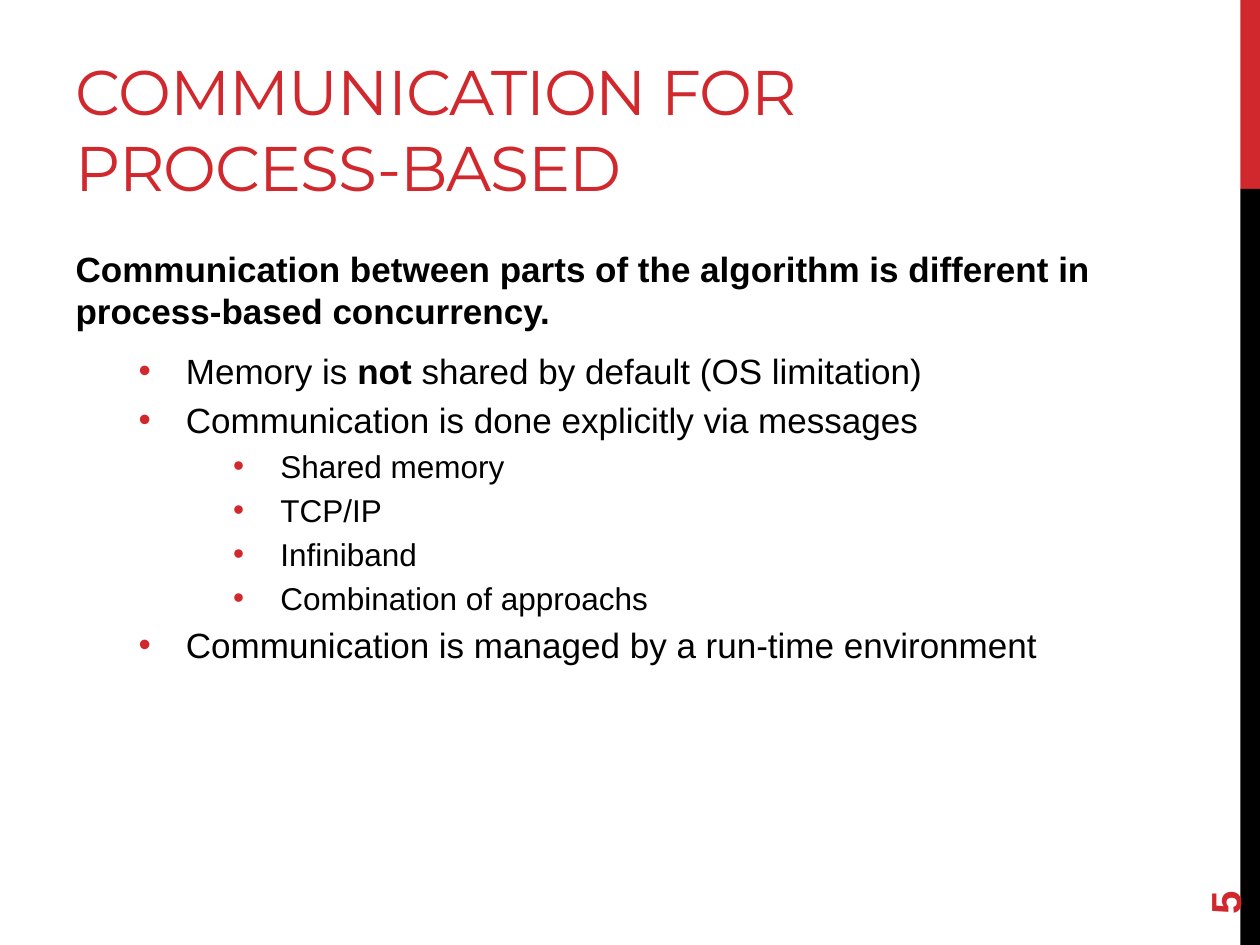
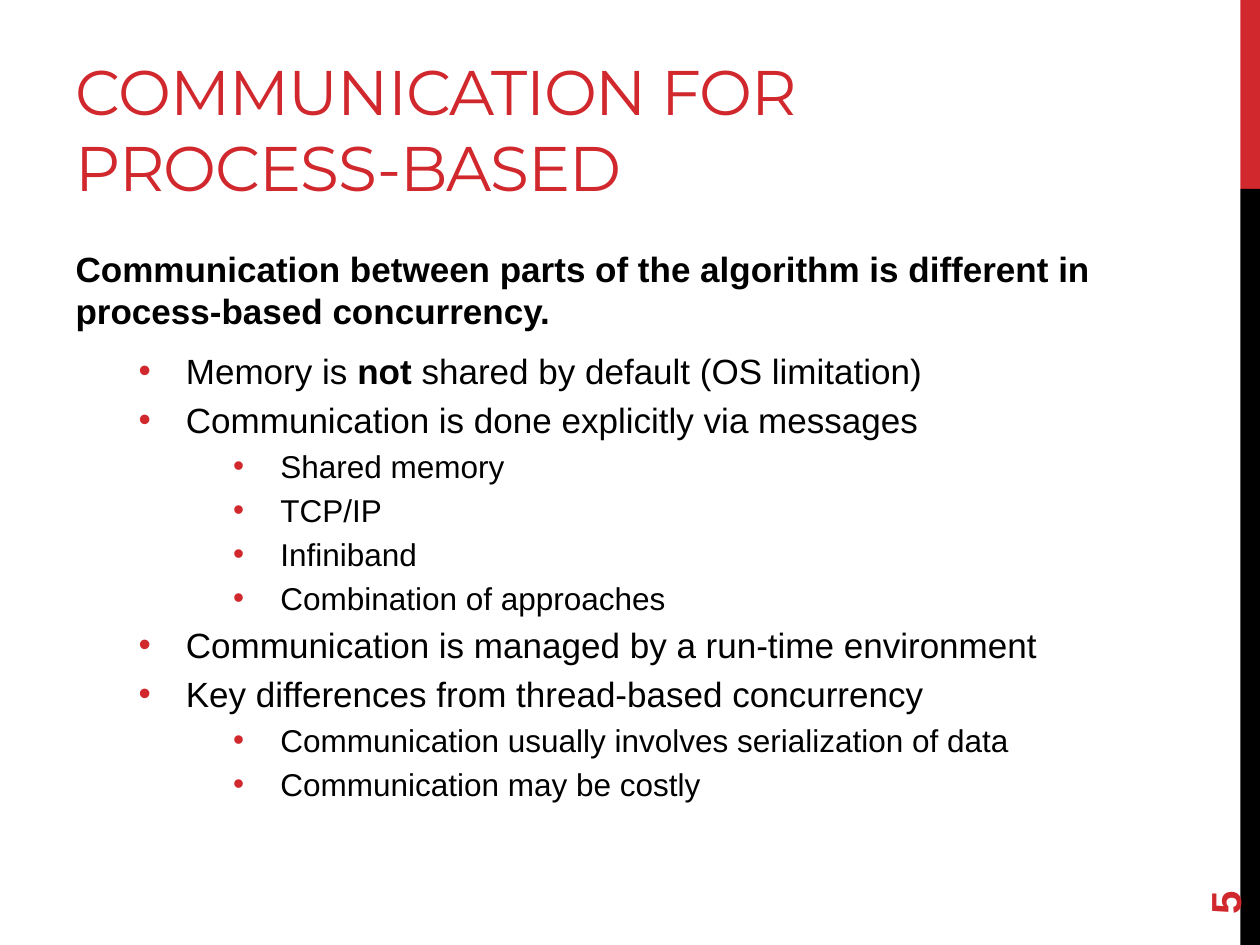
Before and after one commit to joshpeterson/DevelopingConcurrentSoftware, a slide deck: slide 5 of Lectures/Introduction to MPI/Introduction to MPI.pptx. Drawn at 1260x945 pixels with LibreOffice and Linux fonts; fonts in the diff are those of the drawing. Boxes give left, top, right and bottom in pixels: in the first picture for what was removed or moved away, otherwise in the second. Text is boxed around its words. In the diff, an @@ line names an element or a change of style, - is before the commit and + after.

Commit message:
Update MPI lecture.

```diff
--- a/Lectures/Introduction to MPI/Introduction to MPI.pptx
+++ b/Lectures/Introduction to MPI/Introduction to MPI.pptx
@@ text at [280,587,666,616]: text changed @@
-    • Combination of approachs
+    • Combination of approaches
@@ text at [186,681,1008,802]: paragraphs added @@
+  • Key differences from thread-based concurrency
+    • Communication usually involves serialization of data
+    • Communication may be costly
```
Also in this commit, not shown: 3 other slides changed, 1 slide removed.
